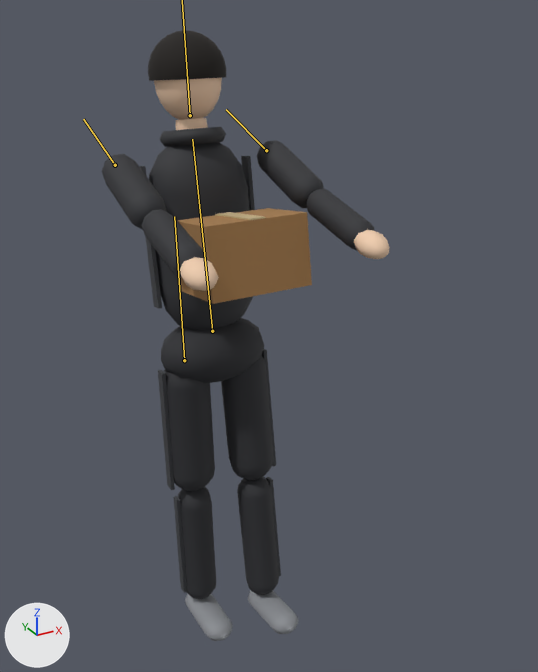
Before and after pictures for a commit that changed the glTF model city-hold/public/models/placeholder/char_looter_thrower_2.glb.
One viewpoint serves both versions: a camera (50 mm lens) standing at (-0.894, -1.998, 1.955) and looking at (0.087, -0.215, 1.063). Every picture has the same lights, and +X, +Y and +Z are marked at lower left. The older version comes first. Both versions are drawn at frame 16 of the action 'held'; the numbers are the values there. The bones that change are drawn over the model as lines.

Names of what the first picture shows: 'Mesh_0', 'skin_12', 'skin_12.001', 'skin_12.002', 'skin_12.003', 'skin_12.004', 'skin_skin' and 1 more.
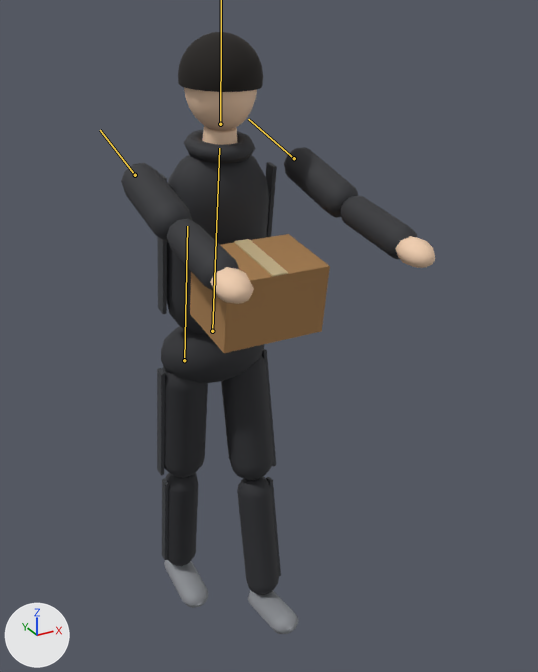
ob_carry is not drawn itself; it is the parent of ob_mesh_0, ob_mesh_1.

What differs and where, as boxes (x1, y1, x2, y2) in the pictures (538 x 672 px):
'skin_12.003', posed (9% wider)
    before: (102, 127, 374, 330)
    after: (121, 129, 417, 334)
'skin_12', posed
    before: (161, 318, 279, 599)
    after: (161, 326, 279, 595)
'Mesh_0', posed (24% taller)
    before: (177, 208, 312, 304)
    after: (190, 234, 330, 353)
'skin_skin', posed (7% wider)
    before: (154, 78, 389, 291)
    after: (184, 87, 435, 304)
'skin_12.004', posed (9% wider, 17% taller)
    before: (148, 30, 226, 81)
    after: (178, 32, 263, 92)
'skin_12.002', posed (13% narrower)
    before: (139, 156, 281, 593)
    after: (157, 162, 281, 576)
'skin_12.001', posed (18% wider, 47% taller)
    before: (185, 591, 298, 641)
    after: (164, 560, 298, 634)
bone 'legL', root to tip
    before: (184, 360) to (174, 216)
    after: (184, 360) to (187, 226)
bone 'torso', root to tip
    before: (212, 331) to (192, 139)
    after: (212, 331) to (219, 148)
bone 'armL', root to tip
    before: (115, 165) to (83, 119)
    after: (135, 175) to (100, 130)
bone 'armR', root to tip
    before: (266, 150) to (226, 109)
    after: (294, 158) to (248, 119)

What the commit changed:
Bone 'legL' (bone_legl) turns from (-3, 0, 0) to (9, 0, 0) degrees about its own x, y and z.
Bone 'torso' (bone_torso) turns from (-9, 0, 0) to (9, 0, 0) degrees about its own x, y and z.
Bone 'head' (bone_head) turns from (5, 0, 0) to (-4, 0, 0) degrees about its own x, y and z.
Bone 'armL' (bone_arml) turns from (-63, 0, 0) to (-83, 0, 0) degrees about its own x, y and z.
Bone 'armR' (bone_armr) turns from (-63, 0, 0) to (-83, 0, 0) degrees about its own x, y and z.
